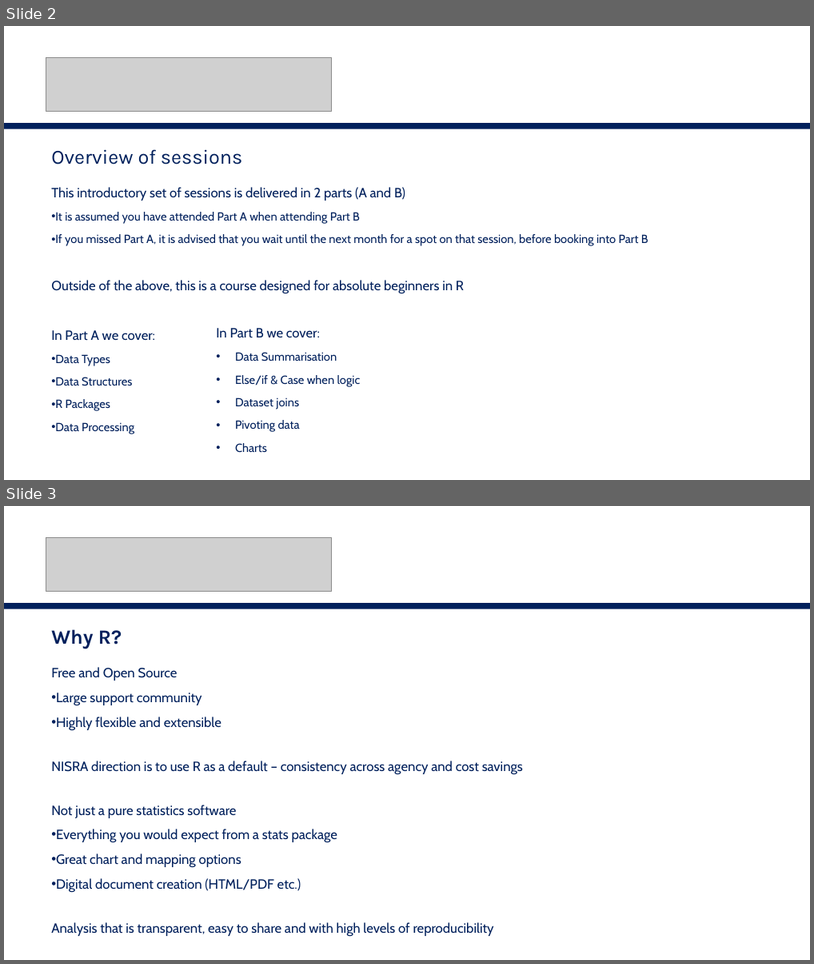
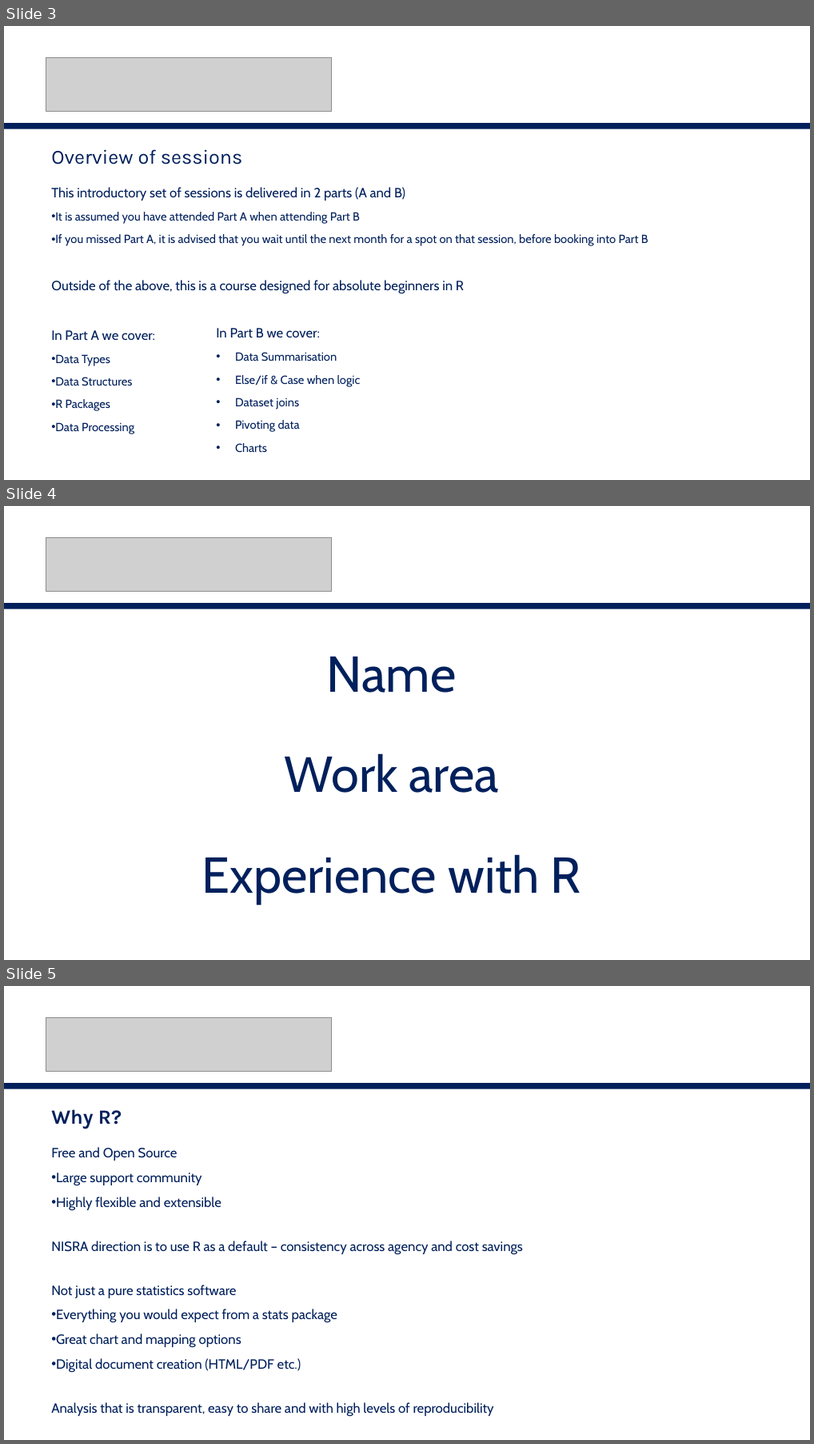
Before and after one commit to nistatisticsresearchagency/CC-r-intro, a slide deck: intro-slides.pptx. Shown one above the other, each under a label of ours: slides 2 and 3 before the commit, slides 3, 4 and 5 after it. The pictures are 814x964 and 814x1444 pixels, drawn with LibreOffice and Linux fonts; fonts in the diff are those of the drawing; grey boxes stand for pictures. Boxes give left, top, right and bottom in pixels: in the first picture for what was removed or moved away, otherwise in the second. Text is boxed around its words. In the diff, an @@ line names an element or a change of style, - is before the commit and + after.

```diff
--- a/intro-slides.pptx
+++ b/intro-slides.pptx
@@ slide 4 added at [4, 506, 810, 960], background #FFFFFF @@
@@ picture added at [46, 538, 331, 591] @@
@@ rectangle added at [4, 603, 810, 609], fill #00205C @@
@@ text added at [327, 656, 456, 692], 60 pt, text #00205C @@
+Name
@@ text added at [285, 753, 499, 792], 60 pt, text #00205C @@
+Work area
@@ text added at [202, 854, 582, 904], 60 pt, text #00205C @@
+Experience with R
@@ what was slide 2 is now slide 3 @@
@@ what was slide 3 is now slide 5 @@
```
Also in this commit, not shown: 1 other slide added.
